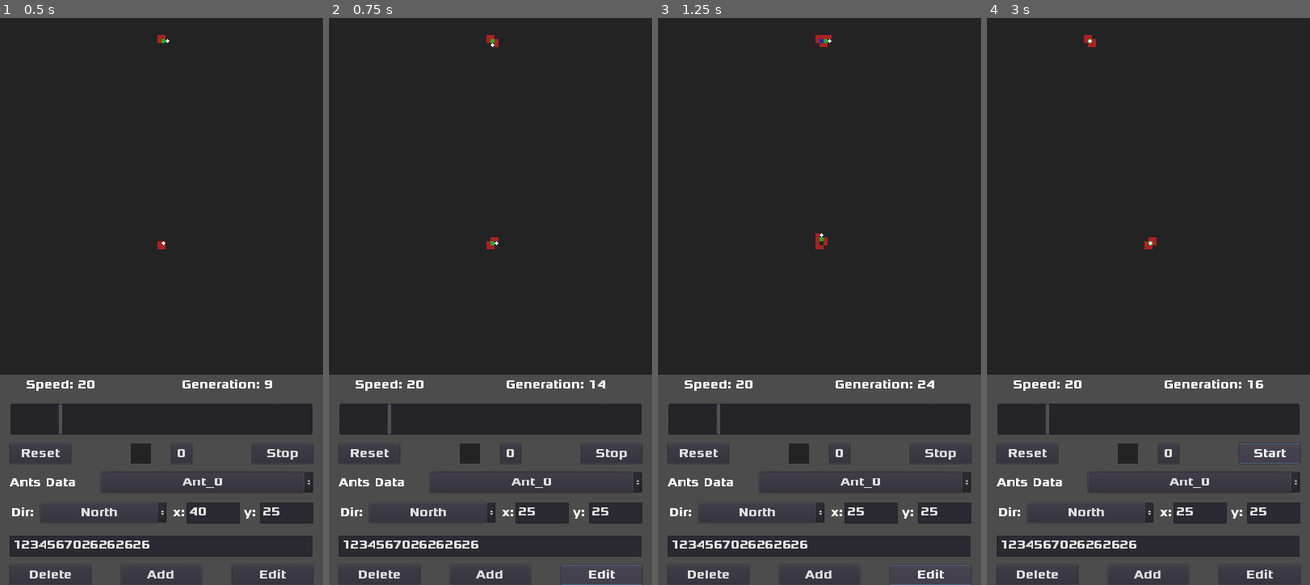
Above: before the commit, frames 1-4 (left to right).
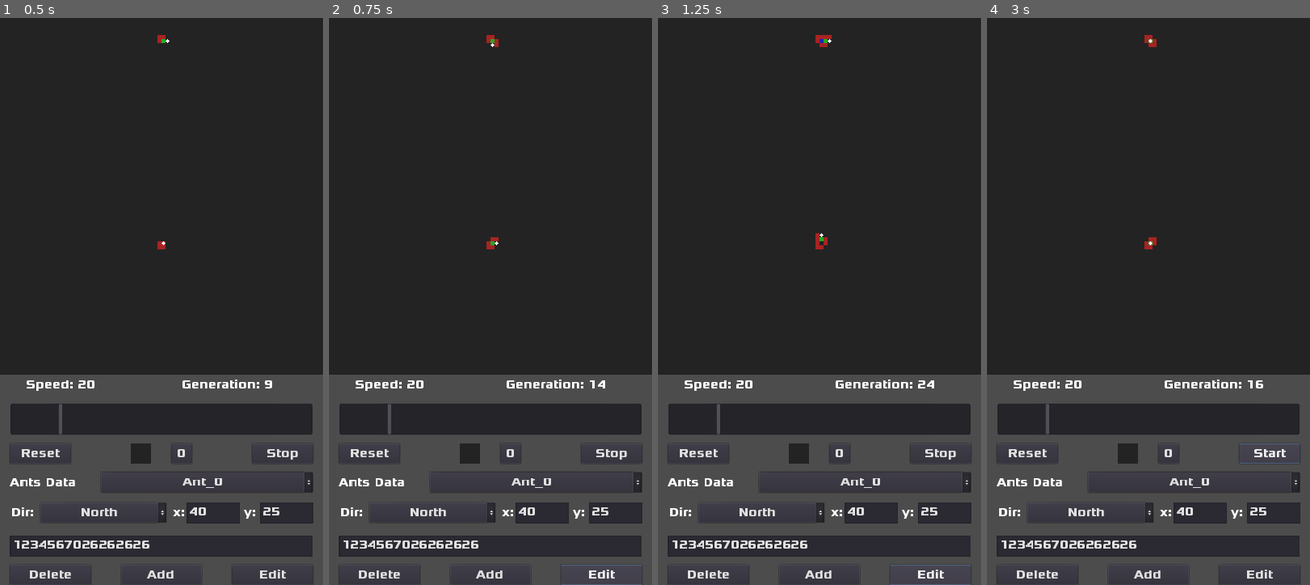
Above: after the commit, the same moments.

Repository: marx-saul/Langton3
Game: Godot game, scene res://Scene/Main.tscn
The game is run twice, just before and just after one commit, with the same random seed, the same clock (stepped at 60 frames per second) and the same inputs.
Inputs:
- Up to frame 1 (0.5 s): no input
- Up to frame 2 (0.75 s): click "Edit" at 0.5 s
- Up to frame 3 (1.25 s): no input
- Up to frame 4 (3 s): click "Reset" at 1.25 s; click "Start" at 2 s; click "Stop" at 2.75 s

Frame 1 is identical in both runs. In frame 2, less than 0.1% of the frame differs, in the area x 58-64%, y 86-88%; in frame 3, less than 0.1%; in frame 4, 0.2%, in the area x 30-64%, y 2-88%.

Commit message:
Fixed bugs

Diff:
--- a/Script/Main.gd
+++ b/Script/Main.gd
@@ -75,11 +75,12 @@
 	refresh_ants_edit()
 
 func _on_delete_button_pressed() -> void:
-	if $Control/ntsList.get_selected_id() < 0: return
+	if $Control/AntsList.get_selected_id() < 0: return
 	ants_data.remove($Control/AntsList.get_selected_id())
 	ants_x.remove($Control/AntsList.get_selected_id())
 	ants_y.remove($Control/AntsList.get_selected_id())
-	$Control/AntsList.remove_item($Control/AntsList.item_count-1)
+	$Control/AntsList.remove_item($Control/AntsList.get_item_count()-1)
+	$Control/AntsList.select($Control/AntsList.get_item_count()-1)
 	refresh_ants_edit()
 
 func _on_add_button_pressed() -> void:
@@ -107,7 +108,7 @@
 	ants_data[$Control/AntsList.selected] = fixed_text
 	ants_dir[$Control/AntsList.selected] = $Control/DirList.selected
 	ants_x[$Control/AntsList.selected] = x
-	ants_x[$Control/AntsList.selected] = y
+	ants_y[$Control/AntsList.selected] = y
 
 	refresh_ants_edit()
 
--- a/Script/Table.gd
+++ b/Script/Table.gd
@@ -40,6 +40,7 @@
 
 func clear():
 	simulating = false
+	current_ant_num = 0
 	for i in range(cell_num_x):
 		for j in range(cell_num_y):
 			cells[i][j].change_state(0)
